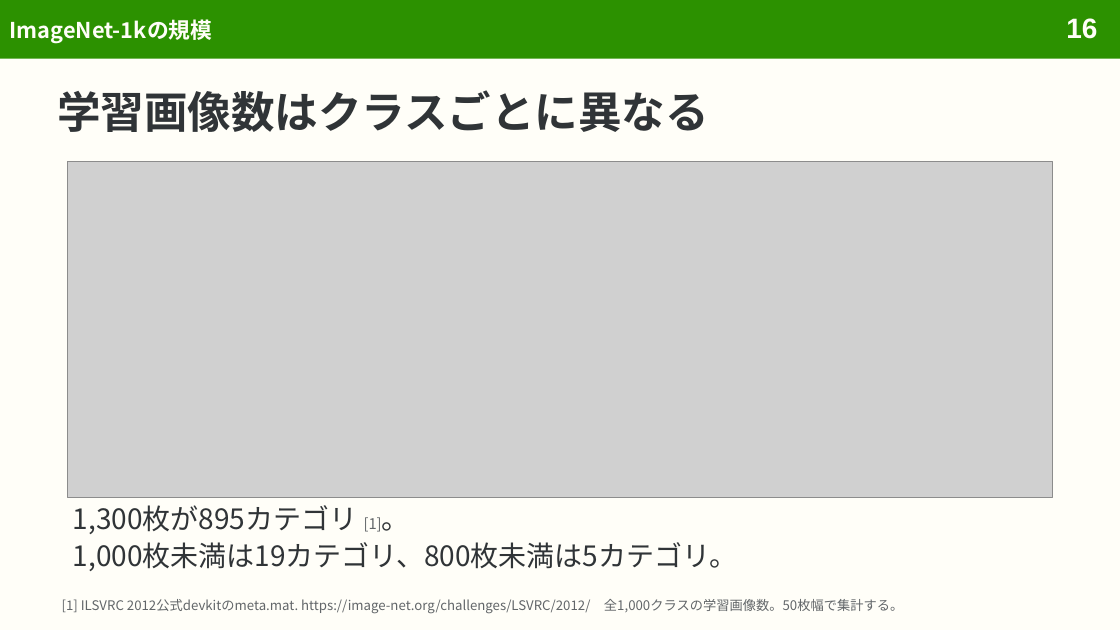
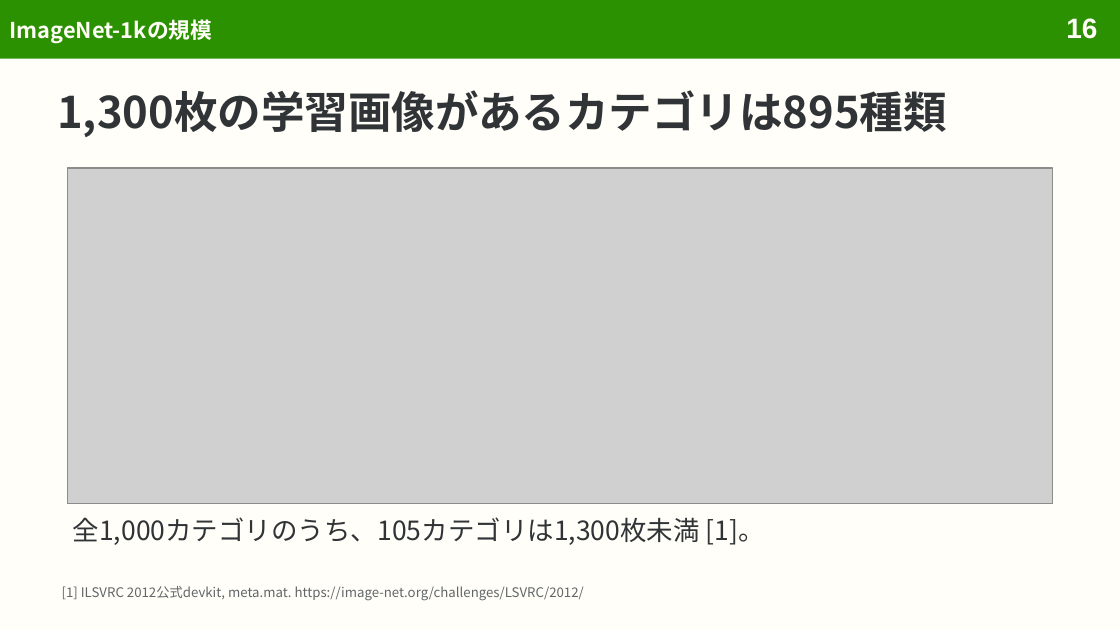
Before and after one commit to sasakiy84/datasets-in-10-minutes, a slide deck: slide 16 of slides/datasets-in-10-minutes-imagenet.pptx. Drawn at 1120x630 pixels with LibreOffice and Linux fonts; fonts in the diff are those of the drawing; grey boxes stand for pictures. Boxes give left, top, right and bottom in pixels: in the first picture for what was removed or moved away, otherwise in the second. Text is boxed around its words. In the diff, an @@ line names an element or a change of style, - is before the commit and + after.

```diff
--- a/slides/datasets-in-10-minutes-imagenet.pptx
+++ b/slides/datasets-in-10-minutes-imagenet.pptx
@@ title at bbox=[57, 90, 947, 137]: text changed @@
-学習画像数はクラスごとに異なる
+1,300枚の学習画像があるカテゴリは895種類
@@ picture: place and size @@
-picture at bbox=[67, 161, 1053, 497]
+picture at bbox=[67, 168, 1053, 504]
@@ text at bbox=[73, 517, 765, 545]: text changed; size 18 to 17 pt @@
-1,300枚が895カテゴリ [1]。
-1,000枚未満は19カテゴリ、800枚未満は5カテゴリ。
+全1,000カテゴリのうち、105カテゴリは1,300枚未満 [1]。
@@ text at bbox=[62, 586, 584, 601]: text changed @@
-[1] ILSVRC 2012公式devkitのmeta.mat. https://image-net.org/challenges/LSVRC/2012/ 全1,000クラスの学習画像数。50枚幅で集計する。
+[1] ILSVRC 2012公式devkit, meta.mat. https://image-net.org/challenges/LSVRC/2012/
```
Also in this commit, not shown: 54 other slides changed, 2 slides added, 10 other files.
